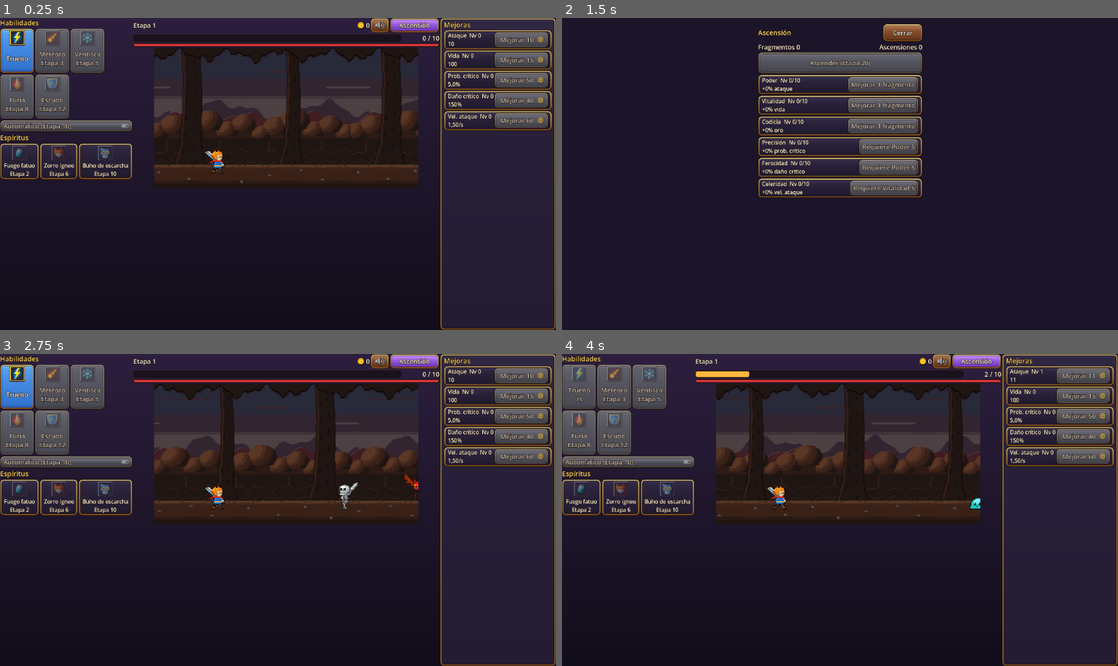
Above: before the commit, frames 1-4 (two rows, left to right).
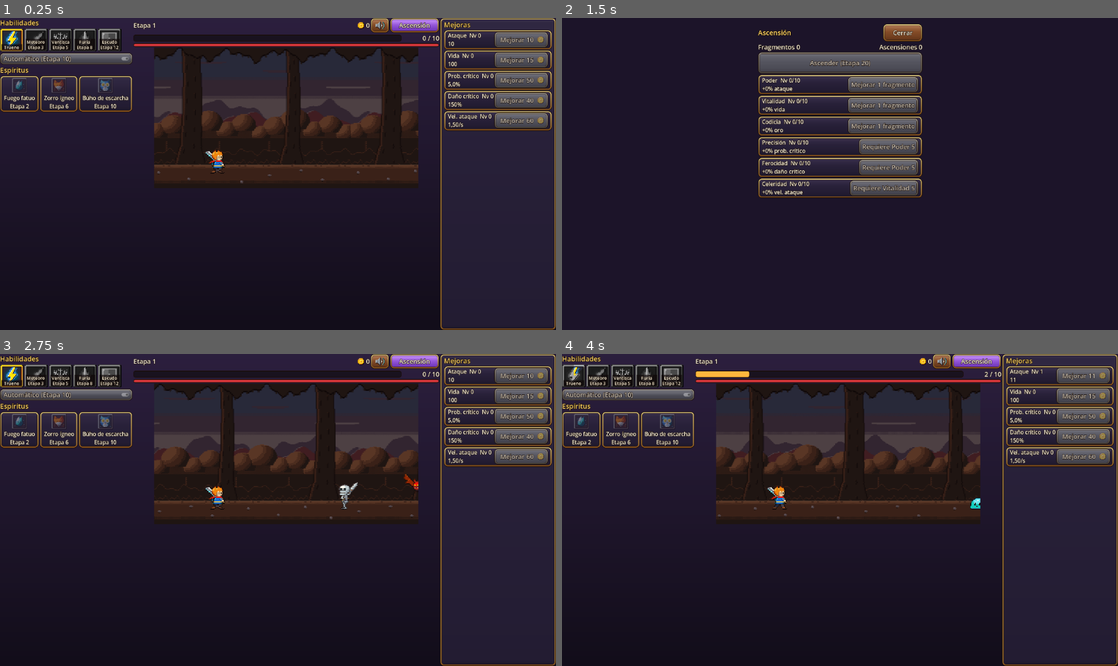
Above: after the commit, the same moments.

Repository: kevelscy/kevelscy-slayer-game
Game: Godot game, scene res://main/main.tscn
The game is run twice, just before and just after one commit, with the same random seed, the same clock (stepped at 60 frames per second) and the same inputs.
Inputs (mouse positions are in pixels of both pictures, inside the frame that each line leads up to; where the layout moved, square brackets give the same spot in the first picture):
- Up to frame 1 (0.25 s): no input
- Up to frame 2 (1.5 s): click (573, 39) [578, 52] at 0.5 s; click "Ascensión" at 1.25 s
- Up to frame 3 (2.75 s): click "Cerrar" at 2 s
- Up to frame 4 (4 s): click (573, 375) [578, 388] at 2.75 s; click "Mejorar 10" at 3.5 s

The runs differ from the first frame. In frame 1, 6.6% of the frame differs, in the area x 0-24%, y 3-52%; in frame 2, nothing differs; in frame 3, 6.6%; in frame 4, 6.5%.

Commit message:
feat(ui): draw skills as full-art cards with a clock cooldown mask

Diff:
--- a/client/tests/unit/ui/test_ability_panel.gd
+++ b/client/tests/unit/ui/test_ability_panel.gd
@@ -18,23 +18,63 @@
 	assert_eq(panel.skill_buttons.size(), 5)
 
 
-func test_locked_skill_shows_its_unlock_stage_and_is_disabled() -> void:
-	assert_eq(panel.skill_buttons[1].text, "Meteoro\nEtapa 3")
-	assert_true(panel.skill_buttons[1].disabled)
+func _card(index: int) -> SkillCard:
+	return panel.skill_buttons[index] as SkillCard
 
 
-func test_ready_skill_shows_its_name_and_is_enabled() -> void:
-	assert_eq(panel.skill_buttons[0].text, "Trueno")
-	assert_false(panel.skill_buttons[0].disabled)
+func test_locked_skill_shows_its_unlock_stage_greyed_and_is_disabled() -> void:
+	assert_eq(_card(1).title_label.text, "Meteoro\nEtapa 3")
+	assert_eq(_card(1).art.texture, _card(1).silver_grey)
+	assert_true(_card(1).disabled)
 
 
-func test_skill_on_cooldown_shows_the_seconds_left() -> void:
+func test_ready_skill_shows_its_name_in_full_color_and_is_enabled() -> void:
+	assert_eq(_card(0).title_label.text, "Trueno")
+	assert_eq(_card(0).art.texture, panel.skill_icons[0][AbilityPanel.GOLD])
+	assert_eq(_card(0).cooldown_mask.value, 0.0)
+	assert_false(_card(0).disabled)
+
+
+func test_skill_on_cooldown_shows_a_clock_mask_instead_of_seconds() -> void:
 	session.tick_combat(0.0, true)
-	panel.skill_buttons[0].pressed.emit()
-	session.tick_combat(2.5, true)
+	_card(0).pressed.emit()
+	assert_almost_eq(_card(0).cooldown_mask.value, 1.0, 0.001, "all grey right after the cast")
+	session.tick_combat(2.0, true)
 	panel.refresh()
-	assert_eq(panel.skill_buttons[0].text, "Trueno\n6s")
-	assert_true(panel.skill_buttons[0].disabled)
+	# 8 s cooldown, 2 s gone: a quarter of the grey was swept away.
+	assert_almost_eq(_card(0).cooldown_mask.value, 0.75, 0.001)
+	assert_eq(_card(0).title_label.text, "Trueno", "no seconds")
+	assert_eq(_card(0).text, "")
+	assert_true(_card(0).disabled)
+	session.tick_combat(6.0, true)
+	panel.refresh()
+	assert_eq(_card(0).cooldown_mask.value, 0.0)
+
+
+func test_clock_mask_is_the_grey_icon_swept_away_clockwise() -> void:
+	var mask: TextureProgressBar = _card(0).cooldown_mask
+	assert_eq(mask.fill_mode, TextureProgressBar.FILL_COUNTER_CLOCKWISE,
+		"the grey shrinks back counter-clockwise, so the cleared part grows like a clock hand")
+	assert_eq(mask.texture_progress, _card(0).silver_grey)
+	var grey: Image = _card(0).silver_grey.get_image()
+	var color: Image = (panel.skill_icons[0][AbilityPanel.SILVER] as Texture2D).get_image()
+	for point: Vector2i in [Vector2i(30, 30), Vector2i(48, 40), Vector2i(10, 70)]:
+		var pixel: Color = grey.get_pixelv(point)
+		assert_almost_eq(pixel.r, pixel.g, 0.01, "grey at %s" % point)
+		assert_almost_eq(pixel.g, pixel.b, 0.01, "grey at %s" % point)
+		assert_eq(pixel.a, color.get_pixelv(point).a)
+
+
+func test_card_art_fills_the_card_with_the_title_over_its_bottom() -> void:
+	var card: SkillCard = _card(0)
+	assert_eq(card.custom_minimum_size, Vector2(96.0, 96.0))
+	assert_eq(card.art.texture.get_size(), Vector2(96.0, 96.0))
+	assert_eq(card.art.anchor_right, 1.0)
+	assert_eq(card.art.anchor_bottom, 1.0)
+	assert_eq(card.cooldown_mask.anchor_right, 1.0)
+	assert_eq(card.cooldown_mask.anchor_bottom, 1.0)
+	assert_eq(card.title_label.get_parent().anchor_top, 1.0, "title band hangs from the card bottom")
+	assert_eq(card.icon, null)
 
 
 func test_pressing_a_ready_skill_casts_it() -> void:
@@ -63,42 +103,29 @@
 	assert_true(session.skills.autocast_enabled)
 
 
-func test_skills_use_skill_buttons() -> void:
+func test_skill_cards_draw_no_button_frame_over_the_art() -> void:
 	for button: Button in panel.skill_buttons:
-		assert_eq(button.theme_type_variation, GameTheme.SKILL_BUTTON)
+		assert_true(button is SkillCard)
+		for style: String in ["normal", "hover", "pressed", "disabled", "focus"]:
+			assert_true(button.get_theme_stylebox(style) is StyleBoxEmpty, style)
 
 
-func test_each_skill_button_shows_its_icon_scaled_twice_with_square_pixels() -> void:
+func test_each_skill_card_shows_its_icon_scaled_three_times_with_square_pixels() -> void:
 	for index: int in panel.skill_buttons.size():
 		var sheet: Image = (load("res://art/icons/skill_%s.png" % ABILITIES.skills[index].id) as Texture2D).get_image()
 		for frame: int in [AbilityPanel.SILVER, AbilityPanel.GOLD]:
 			var icon: Image = (panel.skill_icons[index][frame] as Texture2D).get_image()
-			assert_eq(icon.get_size(), Vector2i(64, 64))
+			assert_eq(icon.get_size(), Vector2i(96, 96))
 			for point: Vector2i in [Vector2i(1, 1), Vector2i(16, 16), Vector2i(30, 29)]:
 				var expected: Color = sheet.get_pixel(frame * 32 + point.x, point.y)
-				assert_eq(icon.get_pixelv(point * 2), expected, "skill %d frame %d at %s" % [index, frame, point])
-				assert_eq(icon.get_pixelv(point * 2 + Vector2i.ONE), expected, "nearest, not blended")
-
-
-func test_ready_skill_shows_the_gold_frame() -> void:
-	assert_eq(panel.skill_buttons[0].icon, panel.skill_icons[0][AbilityPanel.GOLD])
-
-
-func test_locked_skill_shows_the_silver_frame() -> void:
-	assert_eq(panel.skill_buttons[1].icon, panel.skill_icons[1][AbilityPanel.SILVER])
+				assert_eq(icon.get_pixelv(point * 3), expected, "skill %d frame %d at %s" % [index, frame, point])
+				assert_eq(icon.get_pixelv(point * 3 + Vector2i(2, 2)), expected, "nearest, not blended")
 
 
 func test_skill_on_cooldown_goes_back_to_the_silver_frame_until_ready() -> void:
 	session.tick_combat(0.0, true)
-	panel.skill_buttons[0].pressed.emit()
-	assert_eq(panel.skill_buttons[0].icon, panel.skill_icons[0][AbilityPanel.SILVER])
+	_card(0).pressed.emit()
+	assert_eq(_card(0).art.texture, panel.skill_icons[0][AbilityPanel.SILVER])
 	session.tick_combat(8.0, true)
 	panel.refresh()
-	assert_eq(panel.skill_buttons[0].icon, panel.skill_icons[0][AbilityPanel.GOLD])
-
-
-func test_icons_are_drawn_above_the_text_at_their_own_size() -> void:
-	var button: Button = panel.skill_buttons[0]
-	assert_false(button.expand_icon, "never shrunk to a fractional scale")
-	assert_eq(button.vertical_icon_alignment, VERTICAL_ALIGNMENT_TOP)
-	assert_eq(button.icon_alignment, HORIZONTAL_ALIGNMENT_CENTER)
+	assert_eq(_card(0).art.texture, panel.skill_icons[0][AbilityPanel.GOLD])
--- a/client/ui/panels/ability_panel.gd
+++ b/client/ui/panels/ability_panel.gd
@@ -1,16 +1,17 @@
 class_name AbilityPanel
 extends VBoxContainer
-## Skill bar: five cast buttons and the auto-cast toggle. Built in code because
-## every button comes from the ability catalog. Also owns the icon sheet helpers the
+## Skill bar: one SkillCard per skill and the auto-cast toggle. Built in code because
+## every card comes from the ability catalog. Also owns the icon sheet helpers the
 ## spirit panel shares.
 
 const REFRESH_SECONDS: float = 0.1
 ## Each skill and spirit icon sheet has two 32x32 frames: the silver frame, then the
-## gold one shown while the skill is ready or once the spirit is unlocked. Scaled 2x
-## with nearest filtering so the pixels stay square, and drawn above the text.
+## gold one shown while the skill is ready or once the spirit is unlocked. Scaled with
+## nearest filtering so the pixels stay square: 2x for spirits, 3x for skill cards.
 const ICON_PATH: String = "res://art/icons/skill_%s.png"
 const ICON_FRAME_SIZE: int = 32
 const ICON_SCALE: int = 2
+const CARD_SCALE: int = 3
 const SILVER: int = 0
 const GOLD: int = 1
 var skill_buttons: Array[Button] = []
@@ -27,13 +28,9 @@
 	var skill_row: HFlowContainer = HFlowContainer.new()
 	add_child(skill_row)
 	for index: int in session.skills.slots.size():
-		var button: Button = Button.new()
-		button.theme_type_variation = GameTheme.SKILL_BUTTON
-		button.custom_minimum_size = Vector2(140.0, 88.0)
-		skill_icons.append(icon_frames(ICON_PATH % session.skills.slots[index].definition.id))
-		button.icon = skill_icons[index][SILVER]
-		button.icon_alignment = HORIZONTAL_ALIGNMENT_CENTER
-		button.vertical_icon_alignment = VERTICAL_ALIGNMENT_TOP
+		var frames: Array[Texture2D] = icon_frames(ICON_PATH % session.skills.slots[index].definition.id, CARD_SCALE)
+		skill_icons.append(frames)
+		var button: SkillCard = SkillCard.new(frames[SILVER], frames[GOLD])
 		button.pressed.connect(func() -> void: _on_skill_pressed(index))
 		skill_row.add_child(button)
 		skill_buttons.append(button)
@@ -57,16 +54,13 @@
 	var stage: int = _session.progression.stage
 	for index: int in skill_buttons.size():
 		var slot: SkillSlot = _session.skills.slots[index]
-		var button: Button = skill_buttons[index]
+		var card: SkillCard = skill_buttons[index] as SkillCard
 		var title: String = slot.definition.display_name
-		if not slot.is_unlocked(stage):
-			button.text = "%s\nEtapa %d" % [title, slot.definition.unlock_stage]
-		elif slot.cooldown_remaining > 0.0:
-			button.text = "%s\n%ds" % [title, ceili(slot.cooldown_remaining)]
+		if slot.is_unlocked(stage):
+			card.show_cooldown(title, slot.cooldown_ratio())
 		else:
-			button.text = title
-		button.disabled = not slot.is_ready(stage)
-		button.icon = skill_icons[index][GOLD if slot.is_ready(stage) else SILVER]
+			card.show_locked(title, slot.definition.unlock_stage)
+		card.disabled = not slot.is_ready(stage)
 	var autocast_unlocked: bool = _session.skills.is_autocast_unlocked(stage)
 	autocast_toggle.disabled = not autocast_unlocked
 	autocast_toggle.text = "Automático" if autocast_unlocked else (
@@ -75,12 +69,12 @@
 	autocast_toggle.set_pressed_no_signal(_session.skills.autocast_enabled)
 
 
-static func icon_frames(sheet_path: String) -> Array[Texture2D]:
+static func icon_frames(sheet_path: String, scale: int = ICON_SCALE) -> Array[Texture2D]:
 	var sheet: Image = (load(sheet_path) as Texture2D).get_image()
 	var frames: Array[Texture2D] = []
 	for frame: int in [SILVER, GOLD]:
 		var image: Image = sheet.get_region(Rect2i(frame * ICON_FRAME_SIZE, 0, ICON_FRAME_SIZE, ICON_FRAME_SIZE))
-		image.resize(ICON_FRAME_SIZE * ICON_SCALE, ICON_FRAME_SIZE * ICON_SCALE, Image.INTERPOLATE_NEAREST)
+		image.resize(ICON_FRAME_SIZE * scale, ICON_FRAME_SIZE * scale, Image.INTERPOLATE_NEAREST)
 		frames.append(ImageTexture.create_from_image(image))
 	return frames
 
--- /dev/null
+++ b/client/ui/panels/skill_card.gd
@@ -0,0 +1,104 @@
+class_name SkillCard
+extends Button
+## One skill of the skill bar drawn as a card: the icon art fills it, the title sits
+## over its bottom edge, and the cooldown is a clock mask. Casting turns the whole
+## card grey and the grey is swept away clockwise until the skill is ready again.
+## Built in code; the button keeps the press handling and the disabled state.
+
+const TITLE_FONT_SIZE: int = 18
+const TITLE_OUTLINE: int = 6
+## Space left at the sides of the title band so it stays inside the metal frame.
+const TITLE_INSET: float = 6.0
+const TITLE_BAND_HEIGHT: float = 26.0
+const TITLE_BAND_COLOR: Color = Color(0.06, 0.03, 0.03, 0.65)
+## Grey cooldown art keeps this much of the icon's luminance.
+const GREY_BRIGHTNESS: float = 0.75
+
+var art: TextureRect
+## Value 1 right after a cast and 0 when ready; draws the grey icon over that share.
+var cooldown_mask: TextureProgressBar
+var title_label: Label
+var silver: Texture2D
+var gold: Texture2D
+var silver_grey: Texture2D
+
+
+func _init(silver_art: Texture2D, gold_art: Texture2D) -> void:
+	silver = silver_art
+	gold = gold_art
+	silver_grey = grey(silver_art)
+	custom_minimum_size = silver_art.get_size()
+	focus_mode = Control.FOCUS_NONE
+	for style: String in ["normal", "hover", "pressed", "disabled", "focus", "hover_pressed"]:
+		add_theme_stylebox_override(style, StyleBoxEmpty.new())
+	art = TextureRect.new()
+	art.texture = silver_art
+	add_child(_fill(art))
+	cooldown_mask = TextureProgressBar.new()
+	cooldown_mask.texture_progress = silver_grey
+	cooldown_mask.fill_mode = TextureProgressBar.FILL_COUNTER_CLOCKWISE
+	cooldown_mask.min_value = 0.0
+	cooldown_mask.max_value = 1.0
+	cooldown_mask.step = 0.0
+	add_child(_fill(cooldown_mask))
+	add_child(_title_band())
+
+
+## Locked: grey art and the unlock stage under the title.
+func show_locked(title: String, unlock_stage: int) -> void:
+	art.texture = silver_grey
+	cooldown_mask.value = 0.0
+	title_label.text = "%s\nEtapa %d" % [title, unlock_stage]
+
+
+## Unlocked: gold frame when ready, silver frame under the clock mask while cooling.
+func show_cooldown(title: String, cooldown_ratio: float) -> void:
+	art.texture = gold if cooldown_ratio <= 0.0 else silver
+	cooldown_mask.value = cooldown_ratio
+	title_label.text = title
+
+
+## The texture in greyscale and a little darker, alpha untouched.
+static func grey(texture: Texture2D) -> Texture2D:
+	# A copy: an ImageTexture can hand out its own stored image.
+	var image: Image = texture.get_image().duplicate() as Image
+	image.convert(Image.FORMAT_RGBA8)
+	for y: int in image.get_height():
+		for x: int in image.get_width():
+			var pixel: Color = image.get_pixel(x, y)
+			var level: float = pixel.get_luminance() * GREY_BRIGHTNESS
+			image.set_pixel(x, y, Color(level, level, level, pixel.a))
+	return ImageTexture.create_from_image(image)
+
+
+func _fill(control: Control) -> Control:
+	control.set_anchors_preset(Control.PRESET_FULL_RECT)
+	control.mouse_filter = Control.MOUSE_FILTER_IGNORE
+	return control
+
+
+func _title_band() -> Control:
+	var band: PanelContainer = PanelContainer.new()
+	var style: StyleBoxFlat = StyleBoxFlat.new()
+	style.bg_color = TITLE_BAND_COLOR
+	band.add_theme_stylebox_override("panel", style)
+	band.mouse_filter = Control.MOUSE_FILTER_IGNORE
+	band.anchor_left = 0.0
+	band.anchor_right = 1.0
+	band.anchor_top = 1.0
+	band.anchor_bottom = 1.0
+	band.offset_left = TITLE_INSET
+	band.offset_right = -TITLE_INSET
+	band.offset_top = -TITLE_BAND_HEIGHT - TITLE_INSET
+	band.offset_bottom = -TITLE_INSET
+	band.grow_vertical = Control.GROW_DIRECTION_BEGIN
+	title_label = Label.new()
+	title_label.horizontal_alignment = HORIZONTAL_ALIGNMENT_CENTER
+	title_label.vertical_alignment = VERTICAL_ALIGNMENT_BOTTOM
+	title_label.add_theme_font_size_override("font_size", TITLE_FONT_SIZE)
+	title_label.add_theme_constant_override("outline_size", TITLE_OUTLINE)
+	title_label.add_theme_color_override("font_outline_color", GameTheme.TEXT_OUTLINE)
+	title_label.add_theme_color_override("font_color", GameTheme.TEXT)
+	title_label.add_theme_constant_override("line_spacing", -4)
+	band.add_child(title_label)
+	return band
Not shown, added: client/ui/panels/skill_card.gd.uid
